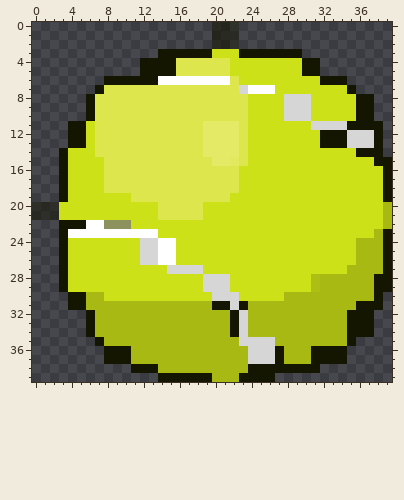
One commit to this pixel-art sprite: resource/tennis_ball4.png. Above: the version before the commit.
The file is 40x40 pixels.
New version:
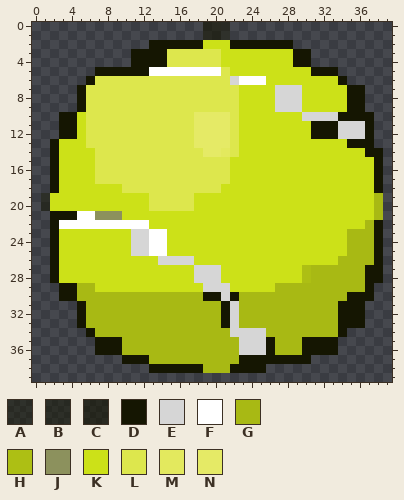
Palette (. is transparent): A #15160277  B #15160280  C #15160297  D #151602  E #d6d6d6  F #ffffff  G #a8b914  H #adbf14  J #8c915d  K #cce118  L #dde74d  M #e3e95e  N #e5ea66
From old to new:
y 0..1: x 19 . -> C; x 21..22 CA -> A.
y 2: x 13..28 .......CCA...... -> DDDDDDKKKDDDDDDD
y 3: x 11..13 ... -> DDD; x 15..20 DDDDDK -> LLLLLL; x 23..28 DDDDDD -> KKKKKK; x 30 . -> D
y 4: x 11 . -> D; x 15 D -> L; x 21 L -> K; x 29 K -> D; x 31 D -> .
y 5: x 7..11 ..... -> DDDDD; x 13..20 DDDLLLLL -> FFFFFFFF; x 30 D -> K; x 32..33 .. -> DD
y 6: x 6..25 ..DDDDDDFFFFFFFFLKKK -> DLLLLLLLLLLLLLLLEFFF; x 32..33 DD -> KK
y 7: x 5..7 ..D -> DLL; x 23..29 EFFFKKK -> KKKKEEE; x 36 . -> D
y 8..9: x 5..6 .D -> DL; x 23 L -> K; x 27 K -> E; x 30 E -> K; x 35 K -> D; x 37 D -> .
y 10: x 3..6 ...D -> DDKL; x 18..21 LLLL -> NNNN; x 23 L -> K; x 28..29 EE -> KK; x 31..35 KKKKK -> EEEDD
y 11: x 3 . -> D; x 5..6 DK -> KL; x 18 L -> N; x 22..23 NL -> LK; x 31..33 EEE -> DDD; x 35..36 DD -> EE; x 38 D -> .
y 12: x 3 . -> D; x 5..6 DK -> KL; x 18 L -> N; x 22..23 NL -> LK; x 31 K -> D; x 34 D -> E; x 37..38 ED -> D.
y 13: x 2..6 ..DDK -> DKKKL; x 18 L -> N; x 22..23 NL -> LK; x 32..38 DDDEEED -> KKKDDD.
y 14: x 2..3 .D -> DK; x 21..23 NNL -> MLK; x 36 D -> K
y 15: x 2..3 .D -> DK; x 7 K -> L; x 20..23 NNML -> LLKK; x 39 D -> .
y 16..17: x 2..3 .D -> DK; x 7 K -> L; x 22 L -> K; x 38..39 KD -> D.
y 18: x 2..3 .D -> DK; x 8..9 LL -> KK; x 21..22 LL -> KK; x 38..39 KD -> D.
y 19: x 1..3 ..D -> BKK; x 11..12 LL -> KK; x 18..21 LLLL -> KKKK; x 38..39 KD -> G.
y 20: x 0 B -> .; x 2 B -> K; x 13 K -> L; x 18 L -> K; x 38..39 KG -> G.
y 21: x 0..9 BBBKKKKKKK -> ..DDDFFJJJ; x 14..18 LLLLL -> KKKKK; x 38..39 KG -> G.
y 22: x 2..5 .DDD -> DFFF; x 8..12 JJJKK -> FFFFF; x 37..39 KKG -> GD.
y 23: x 2..12 .DFFFFFFFFF -> DKKKKKKKKEE; x 14 K -> F; x 35..39 KKKGD -> GGGD.
y 24..25: x 2..3 .D -> DK; x 11 K -> E; x 13 E -> F; x 15 F -> K; x 35 K -> G; x 38..39 GD -> D.
y 26: x 2..3 .D -> DK; x 12..17 EEFFKK -> KKEEEE; x 34..35 KK -> GG; x 38..39 GD -> D.
y 27: x 2..3 .D -> DK; x 15..17 EEE -> KKK; x 19..20 KK -> EE; x 30..34 KKKKK -> HGGGG; x 37..39 GGD -> DD.
y 28: x 2..3 .D -> DK; x 18 K -> E; x 21 E -> K; x 30..31 KH -> HG; x 37 G -> D; x 39 D -> .
y 29: x 4..6 KKK -> DGG; x 27..31 KKKKH -> GGGGG; x 37..39 GDD -> D..
y 30: x 3 . -> D; x 5 D -> G; x 8..20 KKKKKKKKKKKKE -> GGGGGGGGGGGDD; x 22..27 EKKKKK -> DGGGGG; x 35..38 GGGD -> DDD.
y 31: x 4 D -> .; x 20 D -> G; x 23 D -> G; x 34..35 GG -> DD; x 37..38 DD -> ..
y 32..33: x 5..6 .D -> DG; x 21..23 GDE -> DEG; x 34 G -> D; x 37 D -> .
y 34: x 22 D -> E; x 24..25 GG -> EE; x 34..37 GDDD -> D...
y 35: x 8..9 GG -> DD; x 26 E -> D; x 30..35 GGGGGD -> DDDD..
y 36: x 7 . -> D; x 10 D -> G; x 23 G -> E; x 26..27 ED -> DG; x 30 G -> D; x 34 D -> .
y 37: x 8..9 DD -> ..; x 11..12 GG -> DD; x 23..26 GEEE -> DDDD; x 28..34 GGGDDDD -> DDD....
y 38: x 11..12 DD -> ..; x 14..18 GGGGG -> DDDDD; x 22..23 GG -> DD; x 26..31 DDDDDD -> ......
y 39: x 14..26 DDDDDDGGGDDDD -> .............
Boxes around the changes in both pictures, in picture pixels (x1, y1, x2, y2):
changed: (32, 22, 392, 382)
